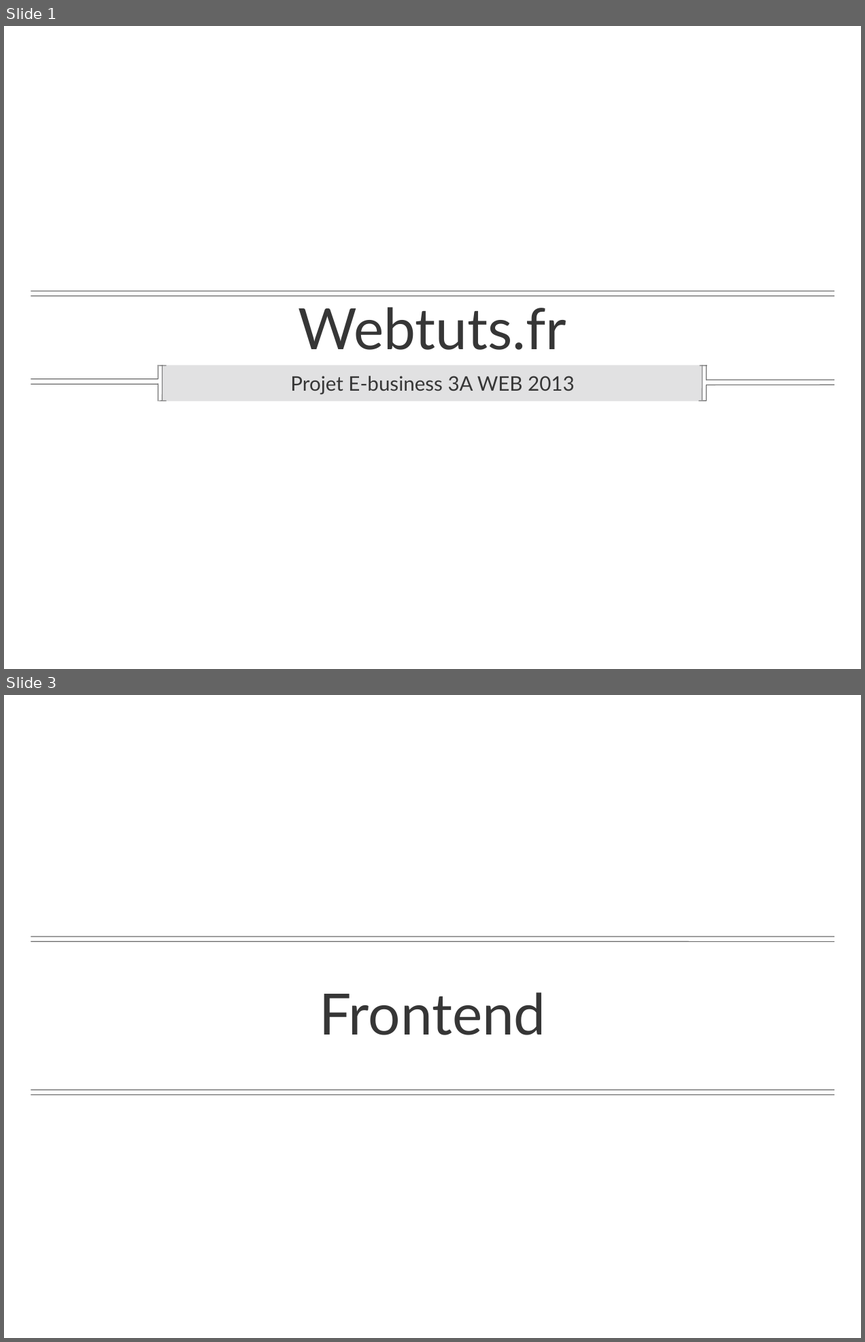
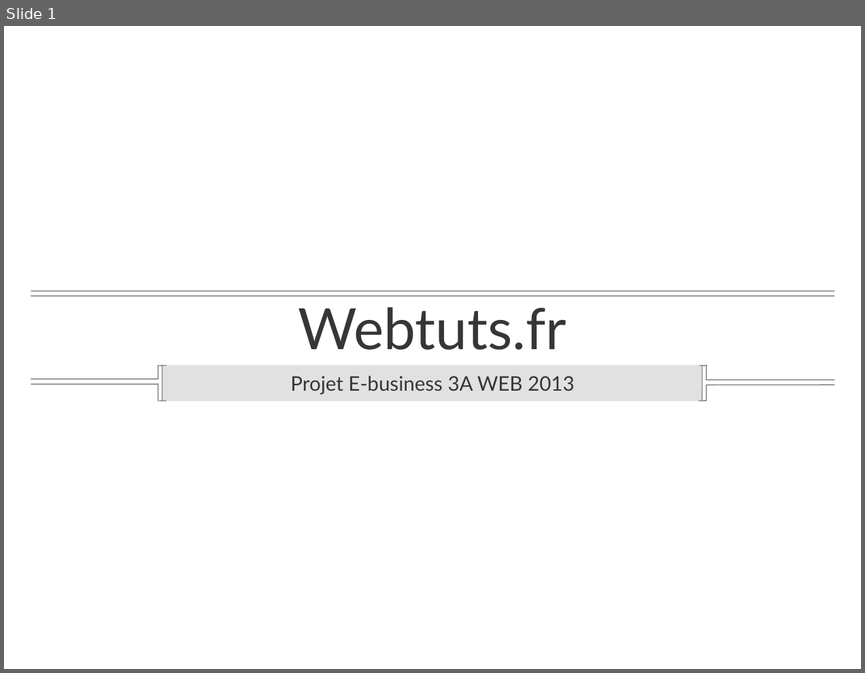
Before and after one commit to fitzlucassen/Webtuts.fr, a slide deck: documents/blog.ppt. Shown one above the other, each under a label of ours: slides 1 and 3 before the commit, slide 1 after it; the slides between them are not shown. The pictures are 865x1342 and 865x673 pixels, drawn with LibreOffice and Linux fonts; fonts in the diff are those of the drawing; background and template pictures are left out. Boxes give left, top, right and bottom in pixels: in the first picture for what was removed or moved away, otherwise in the second. Text is boxed around its words. In the diff, an @@ line names an element or a change of style, - is before the commit and + after.

```diff
--- a/documents/blog.ppt
+++ b/documents/blog.ppt
@@ slide 3 removed at (4, 695, 861, 1338), background picture (left out) @@
@@ line removed from (834, 936) to (31, 936) @@
@@ line removed from (834, 941) to (31, 941) @@
@@ title removed at (319, 992, 546, 1035) @@
-Frontend
@@ line removed from (834, 1089) to (31, 1089) @@
@@ line removed from (834, 1094) to (31, 1094) @@
```
Also in this commit, not shown: 3 slides changed, 6 slides added, 3 other slides removed, 3 other files.
